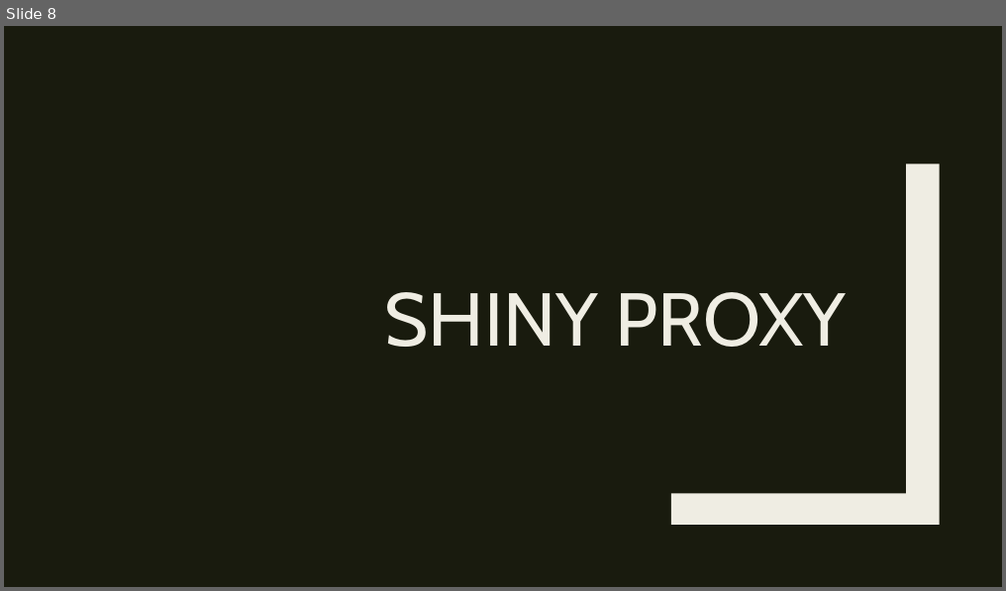
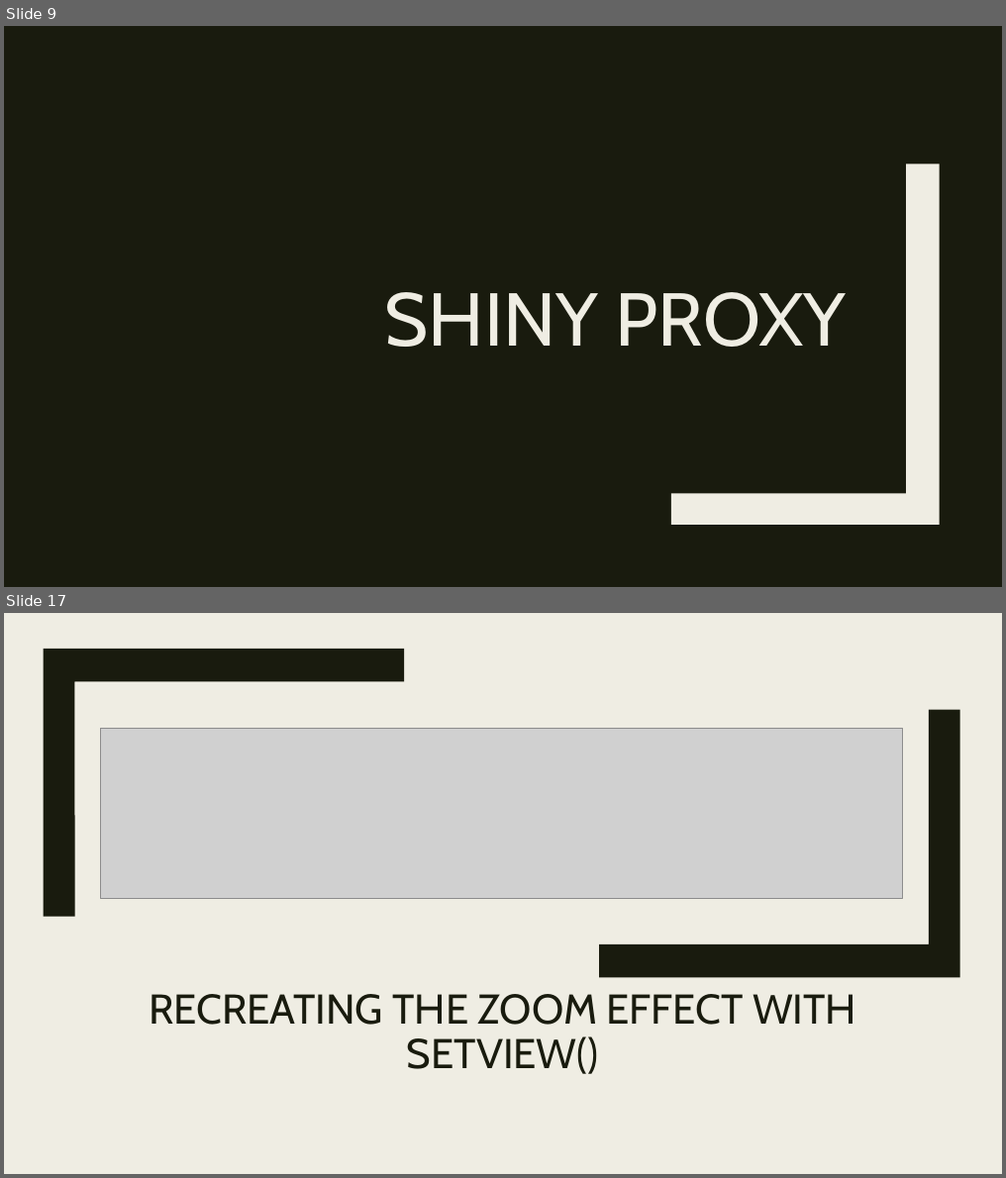
Before and after one commit to RforOperations2018/Class_10-Leaflet-Shiny, a slide deck: Class 10.pptx. Shown one above the other, each under a label of ours: slide 8 before the commit, slides 9 and 17 after it; the slides between them are not shown. The pictures are 1006x591 and 1006x1178 pixels, drawn with LibreOffice and Linux fonts; fonts in the diff are those of the drawing; grey boxes stand for pictures. Boxes give left, top, right and bottom in pixels: in the first picture for what was removed or moved away, otherwise in the second. Text is boxed around its words. In the diff, an @@ line names an element or a change of style, - is before the commit and + after.

```diff
--- a/Class 10.pptx
+++ b/Class 10.pptx
@@ slide 17 added at (4, 613, 1002, 1174), background #EFEDE3 @@
@@ rectangle added at (4, 613, 1002, 1174), fill #EFEDE3 @@
@@ rectangle added at (43, 613, 61, 1174), fill #191B0E @@
@@ freeform shape added at (43, 649, 404, 916), fill #191B0E @@
@@ picture added at (101, 728, 902, 898) @@
@@ freeform shape added at (599, 710, 960, 977), fill #191B0E @@
@@ title added at (149, 994, 856, 1074), 40 pt, text #191B0E @@
+RECREATING THE ZOOM EFFECT WITH SETVIEW()
@@ what was slide 8 is now slide 9 @@
```
Also in this commit, not shown: 3 slides changed, 7 other slides added, 4 slides removed, 1 other file.
